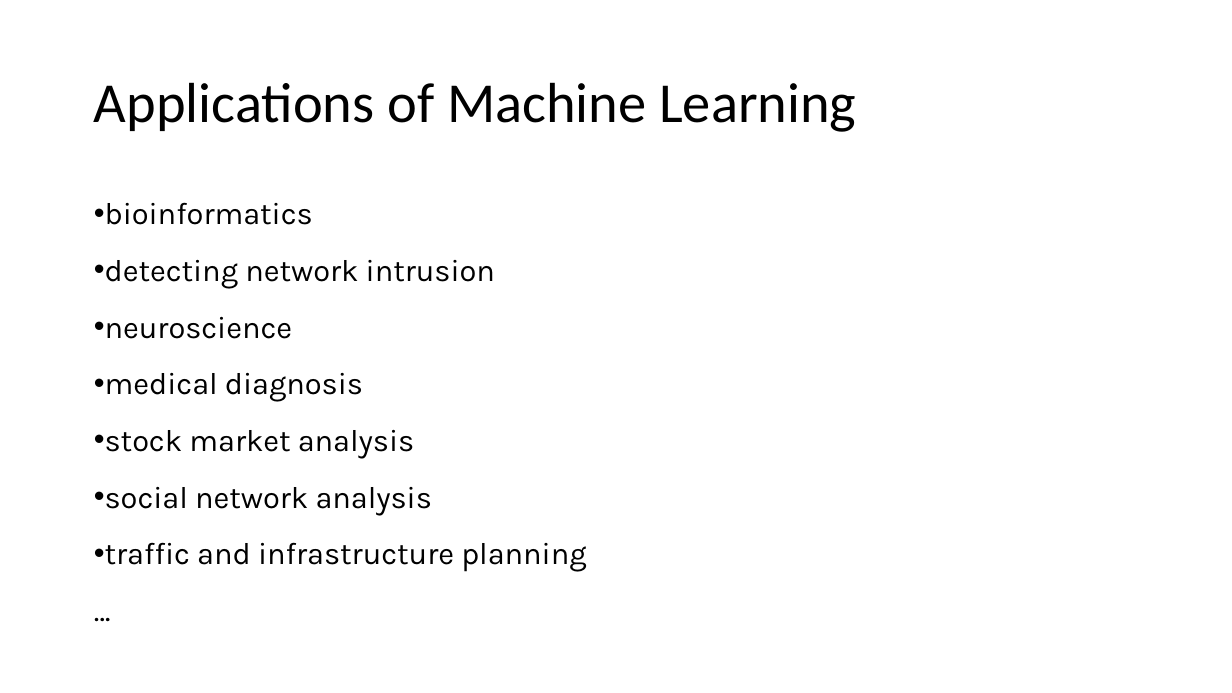
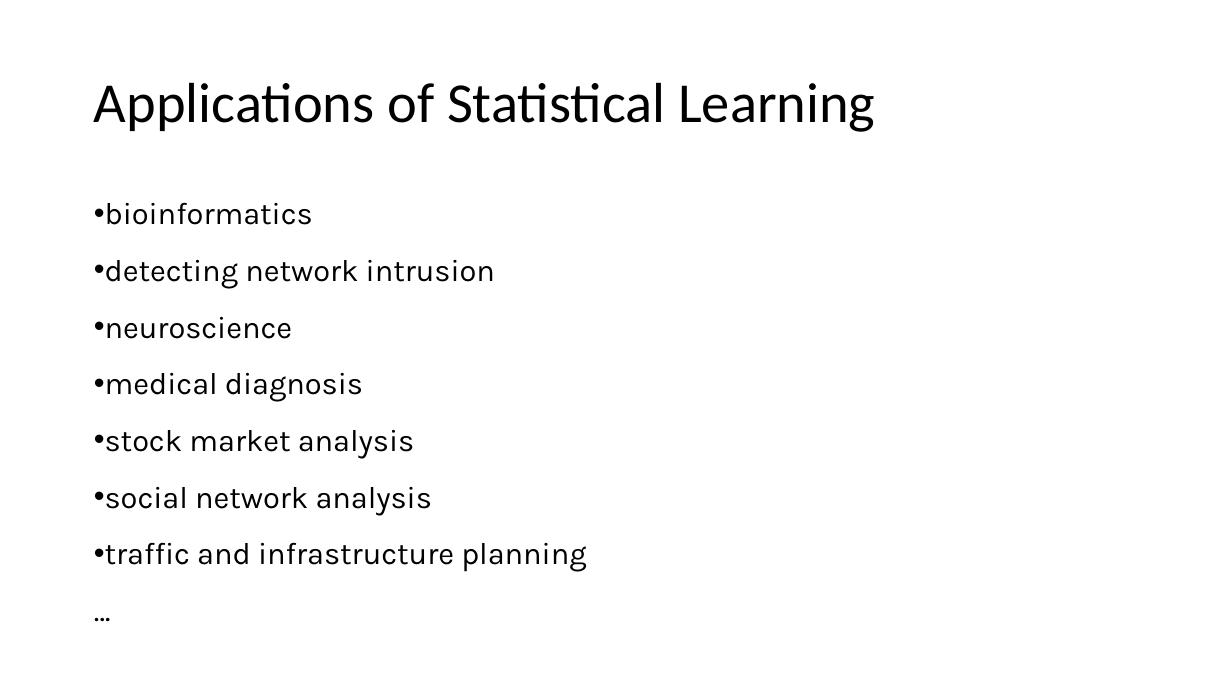
Before and after one commit to tianzheng4/tianzheng4.github.io, a slide deck: slide 8 of _umkc-teaching/slides/Lecture1 - Introduction.pptx. Drawn at 1232x693 pixels with LibreOffice and Linux fonts; fonts in the diff are those of the drawing. Boxes give left, top, right and bottom in pixels: in the first picture for what was removed or moved away, otherwise in the second. Text is boxed around its words. In the diff, an @@ line names an element or a change of style, - is before the commit and + after.

```diff
--- a/_umkc-teaching/slides/Lecture1 - Introduction.pptx
+++ b/_umkc-teaching/slides/Lecture1 - Introduction.pptx
@@ title at (94, 82, 875, 132): text changed @@
-Applications of Machine Learning
+Applications of Statistical Learning
```
Also in this commit, not shown: 1 other slide changed, 4 slides added, 8 slides removed.
